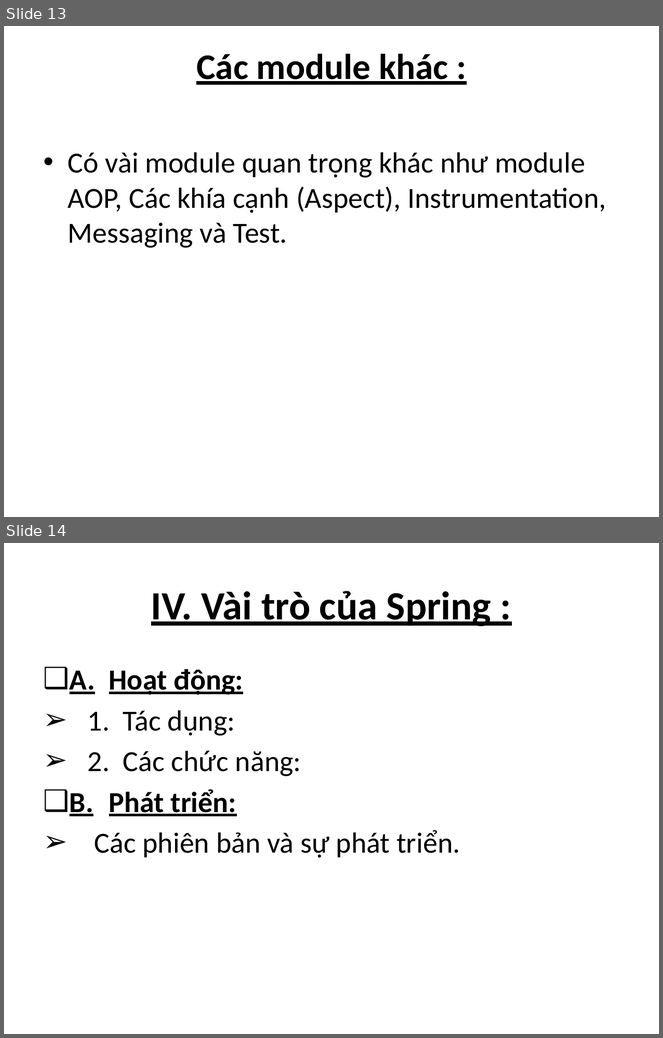
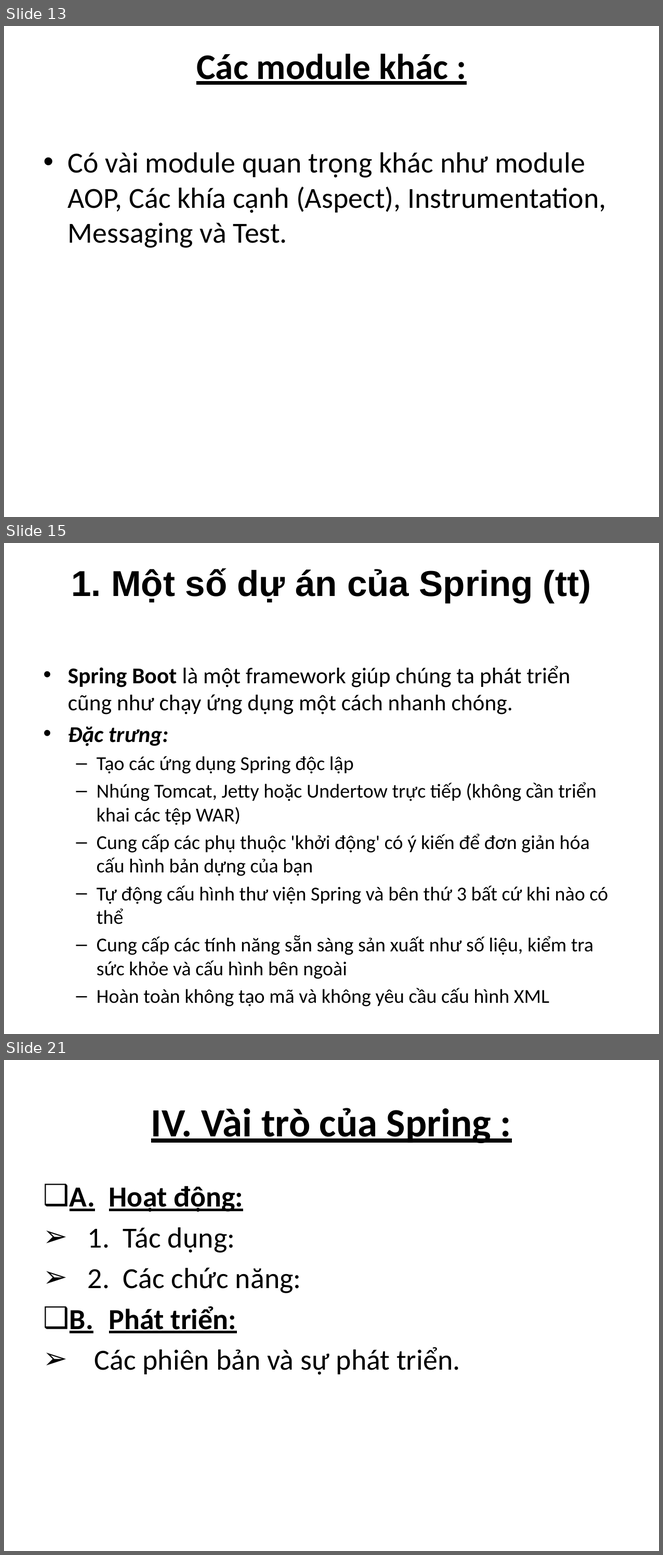
Before and after one commit to tvhnhoainhien1311/Spring_, a slide deck: Updatejava.pptx. Shown one above the other, each under a label of ours: slides 13 and 14 before the commit, slides 13, 15 and 21 after it; the slides between them are not shown. The pictures are 663x1038 and 663x1555 pixels, drawn with LibreOffice and Linux fonts; fonts in the diff are those of the drawing. Boxes give left, top, right and bottom in pixels: in the first picture for what was removed or moved away, otherwise in the second. Text is boxed around its words. In the diff, an @@ line names an element or a change of style, - is before the commit and + after.

Commit message:
Final PP about Spring

```diff
--- a/Updatejava.pptx
+++ b/Updatejava.pptx
@@ slide 15 added at box(4, 543, 659, 1034), background #FFFFFF @@
@@ title added at box(71, 568, 591, 603), 39.6 pt, text #000000, bold @@
+1. Một số dự án của Spring (tt)
@@ text added at box(68, 666, 608, 1007), 21.7 pt, text #000000 @@
+• Spring Boot là một framework giúp chúng ta phát triển cũng như chạy ứng dụng một cách nhanh chóng.
+• Đặc trưng:
+  – Tạo các ứng dụng Spring độc lập
+  – Nhúng Tomcat, Jetty hoặc Undertow trực tiếp (không cần triển khai các tệp WAR)
+  – Cung cấp các phụ thuộc 'khởi động' có ý kiến để đơn giản hóa cấu hình bản dựng của bạn
+  – Tự động cấu hình thư viện Spring và bên thứ 3 bất cứ khi nào có thể
+  – Cung cấp các tính năng sẵn sàng sản xuất như số liệu, kiểm tra sức khỏe và cấu hình bên ngoài
+  – Hoàn toàn không tạo mã và không yêu cầu cấu hình XML
@@ what was slide 14 is now slide 21 @@
```
Also in this commit, not shown: 5 slides changed, 6 other slides added.
